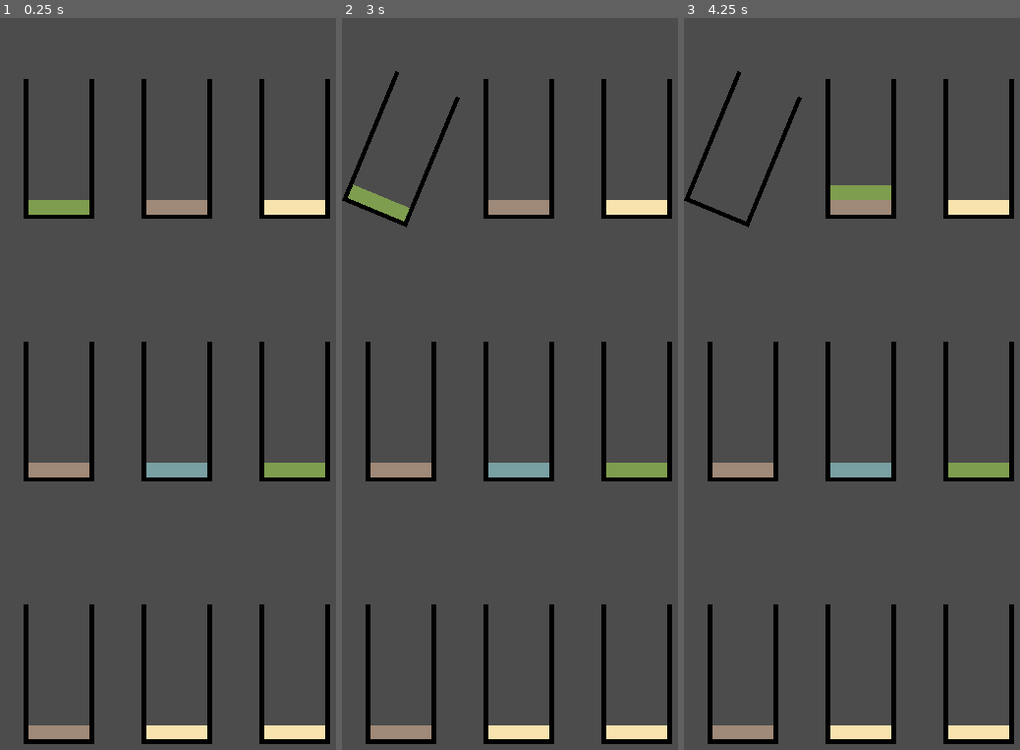
Above: before the commit, frames 1-3 (left to right).
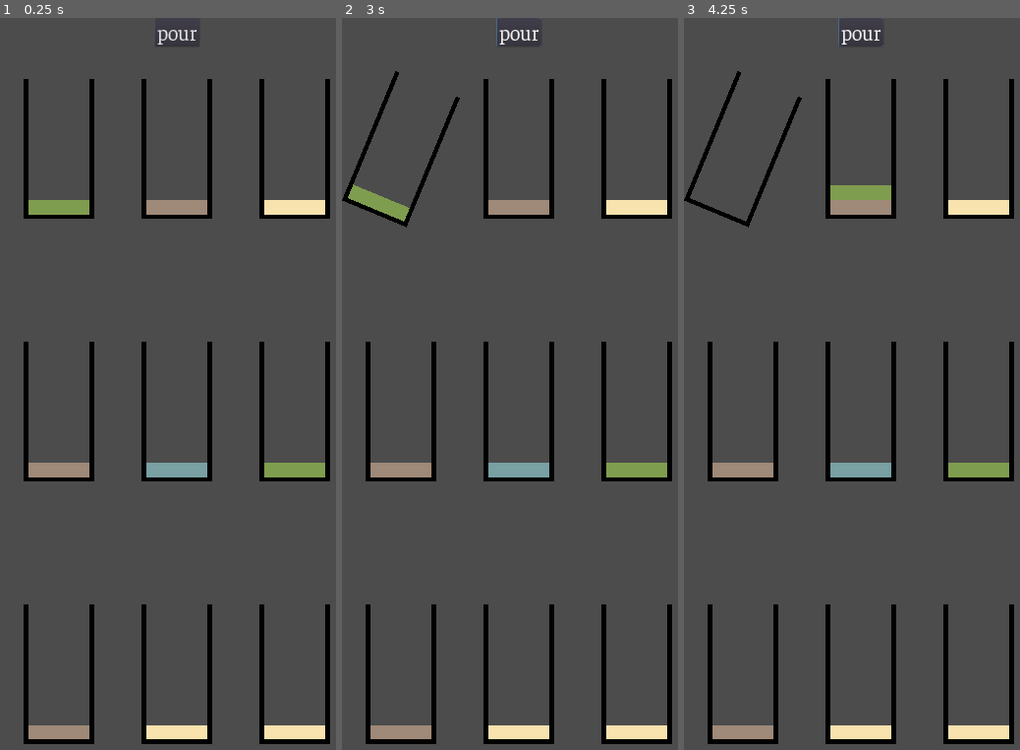
Above: after the commit, the same moments.

Repository: Violation-Studios/sand-bottles
Game: Godot game, scene res://scenes/game-boards/bottlemino/bottlemino.tscn
Same seed, same stepped clock (60 frames per second), same inputs: the game is played once before the commit and once after it. This scene is started directly instead of the project's main scene.
Inputs (mouse positions are in pixels of both pictures, inside the frame that each line leads up to):
- Up to frame 1 (0.25 s): no input
- Up to frame 2 (3 s): click (520, 32) at 0.5 s, where only the run after the commit has a clickable "pour"; click (520, 32) at 1.25 s, where only the run after the commit has a clickable "pour"; click (520, 32) at 2 s, where only the run after the commit has a clickable "pour"; tap Enter at 2.75 s; move the mouse to (402, 149) at 2.77 s; click (402, 149) at 2.92 s
- Up to frame 3 (4.25 s): tap Space at 3.5 s; move the mouse to (862, 149) at 3.52 s; click (862, 149) at 3.67 s

The runs differ from the first frame. In frame 1, 0.1% of the frame differs, in the area x 46-59%, y 1-4%; in frame 2, 0.1%; in frame 3, 0.1%.
Error before the commit: Invalid get index 'text' (on base: 'null instance'). (res://scenes/game-boards/bottlemino/bottlemino.gd:56)
Error after the commit: Invalid set index 'text' (on base: 'null instance') with value of type 'String'. (res://scenes/game-boards/bottlemino/bottlemino.gd:80)

Commit message:
add pour button to bottlemino
Add pour button to skip remaining turns and pour from keg.

Diff:
--- a/scenes/game-boards/bottlemino/bottlemino.gd
+++ b/scenes/game-boards/bottlemino/bottlemino.gd
@@ -73,3 +73,12 @@
 func _on_Bottle_completed(_bottle: Bottle):
 	var score_label = get_node("/root/Game/TopBar/InfoBar/ScoreLabel")
 	score_label.text = String(int(score_label.text) + 1)
+
+
+func _on_PourButton_pressed():
+	var turn_label = get_node("/root/Game/TopBar/InfoBar/TurnsLeftLabel")
+	turn_label.text = "8"
+	for bottle in bottle_list:
+		if not keg.pour(bottle):
+			if bottle.mixed():
+				bottle.terminate()
--- a/scenes/game-boards/bottlemino/bottlemino.tscn
+++ b/scenes/game-boards/bottlemino/bottlemino.tscn
@@ -1,9 +1,30 @@
-[gd_scene load_steps=2 format=2]
+[gd_scene load_steps=5 format=2]
 
 [ext_resource path="res://scenes/game-boards/bottlemino/bottlemino.gd" type="Script" id=1]
+[ext_resource path="res://assets/fonts/Faustina-Regular.ttf" type="DynamicFontData" id=2]
+
+[sub_resource type="DynamicFont" id=1]
+size = 64
+use_mipmaps = true
+use_filter = true
+font_data = ExtResource( 2 )
+
+[sub_resource type="Theme" id=2]
+default_font = SubResource( 1 )
 
 [node name="Bottlemino" type="Control"]
 anchor_right = 1.0
 anchor_bottom = 1.0
 mouse_filter = 2
 script = ExtResource( 1 )
+
+[node name="PourButton" type="Button" parent="."]
+anchor_left = 0.5
+anchor_right = 0.5
+margin_left = -68.5
+margin_right = 68.5
+margin_bottom = 87.0
+theme = SubResource( 2 )
+text = "pour"
+
+[connection signal="pressed" from="PourButton" to="." method="_on_PourButton_pressed"]
